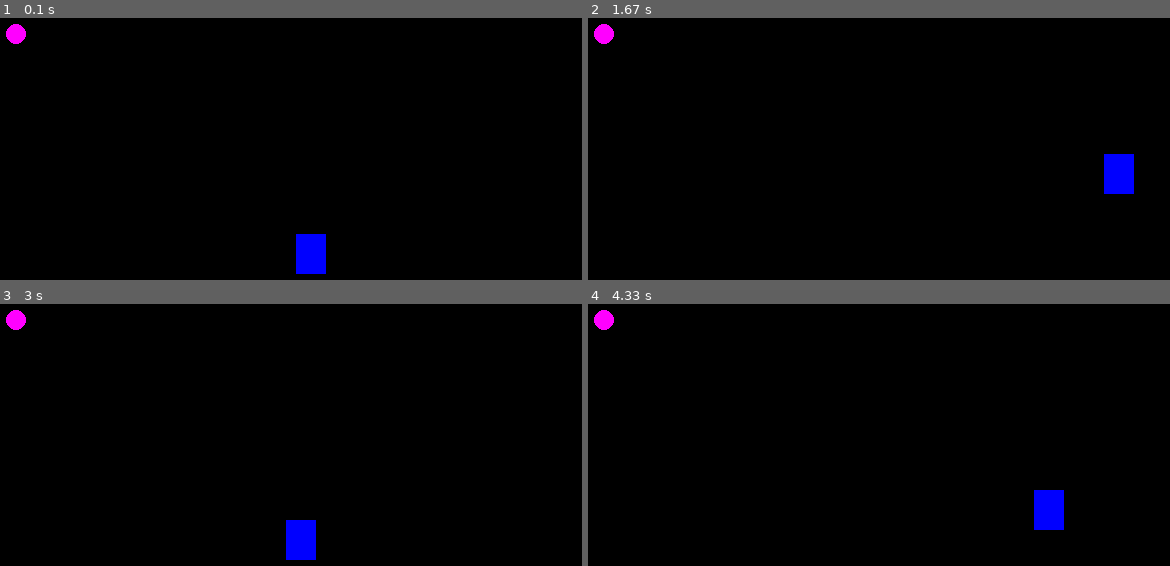
Above: before the commit, frames 1-4 (two rows, left to right).
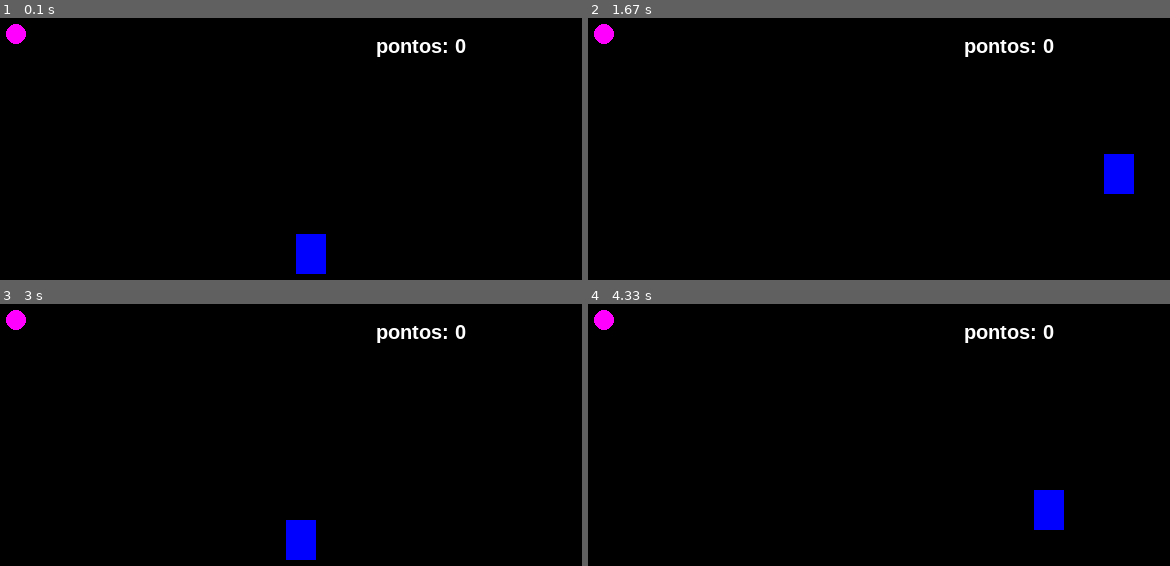
Above: after the commit, the same moments.

Repository: DERLEY4071/Curso_Python
Game: pygame game, started from Aula 11 - Pygame/jogo.py
Two runs of this game, one before a commit and one after it. Both use one fixed random seed, a clock stepped at 60 frames per second and the inputs below.
Inputs:
- Up to frame 1 (0.1 s): no input
- Up to frame 2 (1.67 s): hold Right 0.33-0.8 s; hold Up 0.83-1.13 s; hold Right 1.17-1.63 s
- Up to frame 3 (3 s): hold Left 1.67-2.2 s; hold Down 2.23-2.53 s; hold Left 2.57-2.97 s
- Up to frame 4 (4.33 s): hold Up 3-3.37 s; hold Right 3.4-4.03 s; hold Down from 4.07 s (still down)

The runs differ from the first frame. In frame 1, 0.4% of the frame differs, in the area x 64-81%, y 8-15%; in frame 2, 0.4%; in frame 3, 0.4%; in frame 4, 0.4%.

Commit message:
jogo pronto

Diff:
--- a/Aula 11 - Pygame/jogo.py
+++ b/Aula 11 - Pygame/jogo.py
@@ -19,6 +19,10 @@
 pos_x_circulo = circulo = 40
 raio_circulo = 10
 
+#Definindo Fonte
+fonte = pygame.font.SysFont("arial", 20, True, False)
+pontos = 0
+
 # Criando a Janela
 tela = pygame.display.set_mode((largura, altura))
 # Definir titulo da Janela
@@ -30,6 +34,8 @@
 while True:
     relogio.tick(25)
     tela.fill((0,0,0))
+    mensagem = f'pontos: {pontos}'
+    textoFormatado = fonte.render(mensagem, True,(255,255,255))
 
     #Colocando os enventos no Pygame
     for event in pygame.event.get():
@@ -68,6 +74,10 @@
     if retangulo.colliderect(circulo):
         pos_x_circulo = randint(40,600)
         pos_y_circulo = randint(50,430)
+        pontos += 1
+
+    tela.blit(textoFormatado, (400,40))
+
 
 
     # Atualizar o jogo a cada interação
